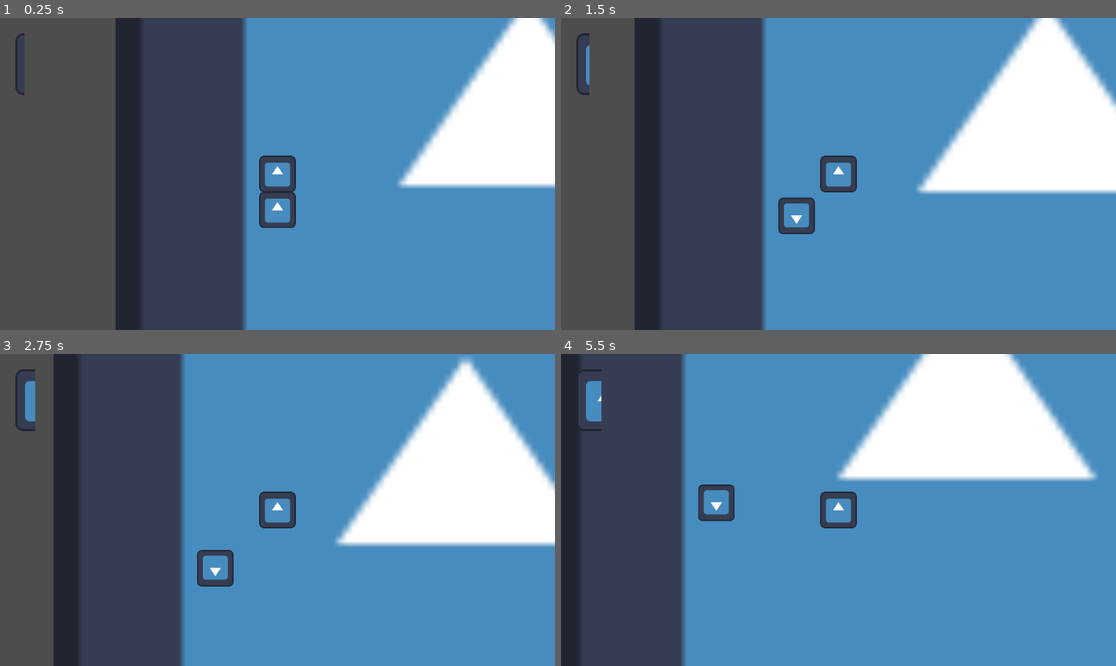
Above: before the commit, frames 1-4 (two rows, left to right).
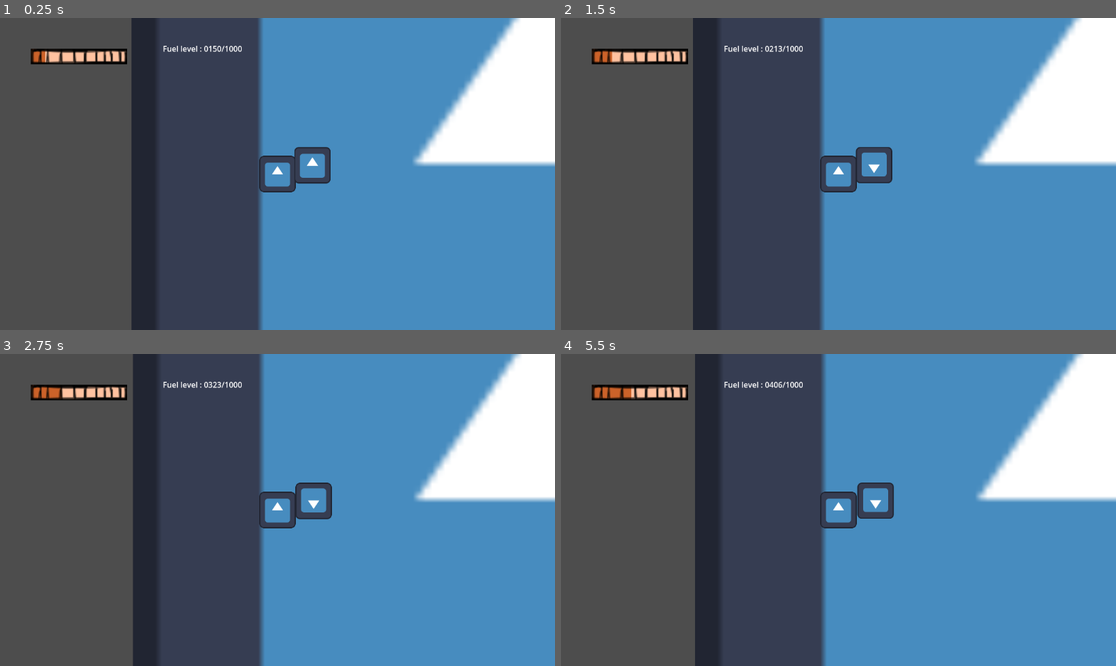
Above: after the commit, the same moments.

Repository: Eagleast/No_platform_the_game
Game: Godot game, scene res://Scenes/jumper_scene.tscn
Same seed, same stepped clock (60 frames per second), same inputs: the game is played once before the commit and once after it. The engine's default icon, where the game draws it, is replaced by a stand-in: a white triangle on a blue panel in a dark square.
Inputs (mouse positions are in pixels of both pictures, inside the frame that each line leads up to):
- Up to frame 1 (0.25 s): no input
- Up to frame 2 (1.5 s): tap Enter at 0.5 s; move the mouse to (960, 158) at 0.52 s; tap Space (jump, bound only before the commit) at 0.6, 0.77, 1.07, 1.35 s; move the mouse to (727, 189) at 1.27 s
- Up to frame 3 (2.75 s): tap Space (jump, bound only before the commit) at 1.52, 1.82, 2.1 s; move the mouse to (333, 441) at 2.02 s
- Up to frame 4 (5.5 s): move the mouse to (810, 572) at 2.77 s; tap Space (jump, bound only before the commit) at 2.85, 3.02, 3.32, 3.6, 3.77, 4.07, 4.35, 4.52, 4.82, 5.1 s; move the mouse to (1005, 556) at 3.52 s; move the mouse to (672, 463) at 4.27 s; move the mouse to (866, 510) at 5.02 s

The runs differ from the first frame. In frame 1, 13% of the frame differs, in the area x 2-100%, y 0-100%; in frame 2, 31%; in frame 3, 39%; in frame 4, 48%, in the area x 0-100%, y 0-100%.

Commit message:
lots of stuff
add fuel text

Diff:
--- a/Scenes/Ui/ui.gd
+++ b/Scenes/Ui/ui.gd
@@ -1,7 +1,12 @@
 extends CanvasLayer
 
 @onready var fuel_lvl = $Control/MarginContainer/VBoxContainer/HBoxContainer/Fuel_lvl
-
+@onready var score_label = $scoreLabel
+@onready var fuel_label = $fuelLabel
 
 func _on_fuel_lvl(fuel_lvl_player, max_fuel_player):
 	fuel_lvl.value = fuel_lvl_player / max_fuel_player
+	fuel_label.text ="Fuel level : %04d/%s" % [int(fuel_lvl_player),max_fuel_player]
+
+func score_update():
+	score_label.text="bonjour"
--- a/Scenes/Ui/ui.tscn
+++ b/Scenes/Ui/ui.tscn
@@ -1,7 +1,12 @@
-[gd_scene load_steps=3 format=3 uid="uid://bqqyx7a8warb5"]
+[gd_scene load_steps=6 format=3 uid="uid://bqqyx7a8warb5"]
 
-[ext_resource type="Texture2D" uid="uid://brtt04gm73rop" path="res://icon.svg" id="1_aregp"]
 [ext_resource type="Script" path="res://Scenes/Ui/ui.gd" id="1_t0ujw"]
+[ext_resource type="Texture2D" uid="uid://b44y58jte2cpy" path="res://Assets/UI/Fuel_bar/back.png" id="2_f2pyx"]
+[ext_resource type="Texture2D" uid="uid://bh87gplpyxxw2" path="res://Assets/UI/Fuel_bar/front.png" id="3_eegoq"]
+[ext_resource type="Texture2D" uid="uid://dlagrhv56p0yt" path="res://Assets/UI/Fuel_bar/progress.png" id="4_ojbfk"]
+
+[sub_resource type="Theme" id="Theme_1n4sg"]
+default_font_size = 40
 
 [node name="UI" type="CanvasLayer"]
 script = ExtResource("1_t0ujw")
@@ -13,6 +18,7 @@
 anchor_bottom = 1.0
 grow_horizontal = 2
 grow_vertical = 2
+scale = Vector2(2, 2)
 
 [node name="MarginContainer" type="MarginContainer" parent="Control"]
 layout_mode = 1
@@ -37,4 +43,20 @@
 max_value = 1.0
 step = 0.01
 value = 1.0
-texture_progress = ExtResource("1_aregp")
+texture_under = ExtResource("2_f2pyx")
+texture_over = ExtResource("3_eegoq")
+texture_progress = ExtResource("4_ojbfk")
+
+[node name="scoreLabel" type="Label" parent="."]
+offset_left = 588.0
+offset_top = 76.0
+offset_right = 738.0
+offset_bottom = 131.0
+theme = SubResource("Theme_1n4sg")
+theme_type_variation = &"HeaderLarge"
+
+[node name="fuelLabel" type="Label" parent="."]
+offset_left = 338.0
+offset_top = 52.0
+offset_right = 378.0
+offset_bottom = 107.0
--- a/Scenes/jumper_scene.tscn
+++ b/Scenes/jumper_scene.tscn
@@ -1,8 +1,9 @@
-[gd_scene load_steps=6 format=3 uid="uid://8l50u8maqmrn"]
+[gd_scene load_steps=7 format=3 uid="uid://8l50u8maqmrn"]
 
 [ext_resource type="PackedScene" uid="uid://dvr0nl20r1wci" path="res://Scenes/player/jumper.tscn" id="1_csb1s"]
 [ext_resource type="Texture2D" uid="uid://brtt04gm73rop" path="res://icon.svg" id="1_jxg68"]
 [ext_resource type="PackedScene" uid="uid://bqqyx7a8warb5" path="res://Scenes/Ui/ui.tscn" id="4_nxrw3"]
+[ext_resource type="PackedScene" uid="uid://28aqvkm6d43v" path="res://Scenes/world/death_zone.tscn" id="5_c5fig"]
 [ext_resource type="PackedScene" uid="uid://ccih1ofbh8min" path="res://Scenes/world/bumper.tscn" id="5_pty02"]
 
 [sub_resource type="RectangleShape2D" id="RectangleShape2D_mfd2g"]
@@ -21,6 +22,7 @@
 [node name="outside_walls" type="Node2D" parent="."]
 
 [node name="StaticBody2D" type="StaticBody2D" parent="outside_walls"]
+position = Vector2(-15, 5)
 
 [node name="CollisionShape2D" type="CollisionShape2D" parent="outside_walls/StaticBody2D"]
 position = Vector2(-783, -107)
@@ -33,7 +35,7 @@
 shape = SubResource("RectangleShape2D_mfd2g")
 
 [node name="CollisionShape2D3" type="CollisionShape2D" parent="outside_walls/StaticBody2D"]
-position = Vector2(870.75, -1692)
+position = Vector2(876, -1698)
 rotation = 1.5708
 scale = Vector2(100, 100)
 shape = SubResource("RectangleShape2D_mfd2g")
@@ -44,8 +46,13 @@
 scale = Vector2(100, 100)
 shape = SubResource("RectangleShape2D_mfd2g")
 
-[node name="RigidBody2D" parent="." instance=ExtResource("5_pty02")]
+[node name="bumper" parent="." instance=ExtResource("5_pty02")]
+position = Vector2(12, -3)
 
 [node name="UI" parent="." instance=ExtResource("4_nxrw3")]
 
+[node name="death_zone" parent="." instance=ExtResource("5_c5fig")]
+position = Vector2(893, 974)
+
 [connection signal="fuel_lvl" from="Jumper" to="UI" method="_on_fuel_lvl"]
+[connection signal="area_entered" from="death_zone" to="Jumper" method="_on_death_zone_area_entered"]
--- /dev/null
+++ b/Scenes/player/AudioStreamPlayer2D.gd
@@ -0,0 +1 @@
+extends AudioStreamPlayer2D
--- a/Scenes/player/jumper.gd
+++ b/Scenes/player/jumper.gd
@@ -1,10 +1,11 @@
 extends RigidBody2D
 
 signal fuel_lvl()
-signal bumped()
 
-@onready var bumper_timer = $bumper_timer
 @onready var sprite_2d = $Sprite2D
+@onready var prout = $Node2D/prout
+@onready var boosters = $Node2D/boosters
+@onready var death_zone = $"../death_zone"
 
 var prev_vel = 0
 var moving = true
@@ -13,8 +14,8 @@
 var booster_fuel = 100
 var is_boosting = false
 
-enum INPUT_SCHEME {KEYBOARD_MOUSE, GAMEPAD}
-static var Input_scheme : INPUT_SCHEME = INPUT_SCHEME.GAMEPAD
+enum INPUT_SCHEMES {KEYBOARD_MOUSE, GAMEPAD}
+static var Input_scheme : INPUT_SCHEMES = INPUT_SCHEMES.GAMEPAD
 
 @export var max_booster_fuel = 1000
 @export var fuel_regen = 200
@@ -34,31 +35,45 @@
 	lock_rotation = true
 
 func _physics_process(delta):
-	move() #makes the player move
+	var input_dir = handle_inputs() #handles input presses
+	move(input_dir) #makes the player move
 	bump(prev_vel) #handles bumps with other players or environement
 	prev_vel = linear_velocity #needed so we dont use uptated velocitys when coliding.
-	var input_dir = Input.get_axis("move_up", "move_down")
-	print(input_dir)
-func _process(delta):
-	handle_inputs() #handles input presses
 	boost(delta)
 
+func _process(_delta):
+	pass
+	print(Engine.get_frames_per_second())
+
 func handle_inputs():
+	var input_dir:Vector2
+	if Input_scheme == INPUT_SCHEMES.GAMEPAD:
+		var input_dir_y = Input.get_axis("move_up", "move_down")
+		var input_dir_x = Input.get_axis("move_left", "move_right")
+		input_dir = Vector2(input_dir_x, input_dir_y)
+	elif Input_scheme == INPUT_SCHEMES.KEYBOARD_MOUSE:
+		input_dir = get_mouse_dir()
+
 	if Input.is_action_pressed("reset"):
 		game_over()
-	if Input.is_action_just_pressed( "jump"):
+	if Input.is_action_just_pressed( "boost"):
 		try_boost()
-	if Input.is_action_just_released("jump"):
+	if Input.is_action_just_released("boost"):
 		stop_boost()
+	return input_dir
 
 func boost(delta):
 	if is_boosting:
+		if not boosters.playing:
+			boosters.play()
 		sprite_2d.flip_v = true
 		thruster_speed = base_thruster_speed + booster_speed
 		booster_fuel -= fuel_conso * delta
 		if booster_fuel <= 0:
 			is_boosting = false
 	else:
+		if boosters.playing:
+			boosters.stop()
 		sprite_2d.flip_v = false
 		booster_fuel += fuel_regen * delta
 		if booster_fuel >= max_booster_fuel:
@@ -77,7 +92,8 @@
 	if get_contact_count() > 0: #contact interactions
 		var colliding_bodies = get_colliding_bodies()
 		for collider in colliding_bodies:
-			if collider.is_in_group("player") and collider.bumpable:
+			if collider.is_in_group("bumper") and collider.bumpable:
+				prout.play()
 				collider.stop_bump()
 				var collider_dir = get_collider_dir(collider)
 				apply_central_impulse(collider_dir.normalized() * (speed.length() + 1) * bumpiness)
@@ -89,16 +105,16 @@
 	var global_dir : Vector2 = global_position - collider.global_position
 	return global_dir
 
-func get_mouse_dir():
+func get_mouse_dir() -> Vector2:
 	var screen_size = get_window().size
 	var mouse_pos = get_viewport().get_mouse_position()
 	var jump_direction = mouse_pos - Vector2(screen_size /2)
 	var true_jump_dir = jump_direction.normalized()
 	return true_jump_dir
 
-func move():
+func move(move_dir):
 	if moving:
-		var move_dir_speed = get_mouse_dir() * thruster_speed
+		var move_dir_speed = move_dir * thruster_speed
 		apply_central_force(move_dir_speed)
 
 func game_over():
@@ -106,3 +122,7 @@
 
 func respawn():
 	set_position(starting_pos)
+
+
+func _on_death_zone_area_entered(_area):
+	game_over()
--- a/Scenes/player/jumper.tscn
+++ b/Scenes/player/jumper.tscn
@@ -1,7 +1,10 @@
-[gd_scene load_steps=6 format=3 uid="uid://dvr0nl20r1wci"]
+[gd_scene load_steps=9 format=3 uid="uid://dvr0nl20r1wci"]
 
 [ext_resource type="Texture2D" uid="uid://brtt04gm73rop" path="res://icon.svg" id="1_5tifr"]
 [ext_resource type="Script" path="res://Scenes/player/jumper.gd" id="1_fuxu5"]
+[ext_resource type="AudioStream" uid="uid://dcvbovs46d1vn" path="res://Assets/prout_rire.mp3" id="3_km7f0"]
+[ext_resource type="Script" path="res://Scenes/player/AudioStreamPlayer2D.gd" id="4_sniod"]
+[ext_resource type="AudioStream" uid="uid://dmv16142jhys4" path="res://Assets/boosters_audio.mp3" id="5_0n3oh"]
 
 [sub_resource type="PhysicsMaterial" id="PhysicsMaterial_acnxy"]
 rough = true
@@ -33,3 +36,13 @@
 
 [node name="Camera2D" type="Camera2D" parent="."]
 zoom = Vector2(0.59, 0.59)
+
+[node name="Node2D" type="Node2D" parent="."]
+
+[node name="prout" type="AudioStreamPlayer2D" parent="Node2D"]
+stream = ExtResource("3_km7f0")
+script = ExtResource("4_sniod")
+
+[node name="boosters" type="AudioStreamPlayer2D" parent="Node2D"]
+stream = ExtResource("5_0n3oh")
+volume_db = -22.034
--- a/Scenes/world/bumper.tscn
+++ b/Scenes/world/bumper.tscn
@@ -6,7 +6,7 @@
 [sub_resource type="CircleShape2D" id="CircleShape2D_sash4"]
 radius = 63.3877
 
-[node name="RigidBody2D" type="RigidBody2D" groups=["player"]]
+[node name="RigidBody2D" type="RigidBody2D" groups=["bumper"]]
 gravity_scale = 1.66533e-16
 script = ExtResource("1_g6a0h")
 
--- /dev/null
+++ b/Scenes/world/death_zone.tscn
@@ -0,0 +1,18 @@
+[gd_scene load_steps=3 format=3 uid="uid://28aqvkm6d43v"]
+
+[ext_resource type="Texture2D" uid="uid://swdvs6hthdy3" path="res://Assets/slime_mc.png" id="1_c06c2"]
+
+[sub_resource type="CircleShape2D" id="CircleShape2D_bpn5h"]
+radius = 444.136
+
+[node name="death_zone" type="Area2D"]
+position = Vector2(23.275, 0)
+
+[node name="CollisionShape2D" type="CollisionShape2D" parent="."]
+position = Vector2(888.725, -60)
+shape = SubResource("CircleShape2D_bpn5h")
+
+[node name="Sprite2D" type="Sprite2D" parent="."]
+position = Vector2(886.725, -334)
+scale = Vector2(13.1281, 16.0467)
+texture = ExtResource("1_c06c2")
--- a/project.godot
+++ b/project.godot
@@ -21,9 +21,10 @@
 
 [input]
 
-jump={
+boost={
 "deadzone": 0.5,
 "events": [Object(InputEventKey,"resource_local_to_scene":false,"resource_name":"","device":-1,"window_id":0,"alt_pressed":false,"shift_pressed":false,"ctrl_pressed":false,"meta_pressed":false,"pressed":false,"keycode":0,"physical_keycode":32,"key_label":0,"unicode":32,"echo":false,"script":null)
+, Object(InputEventJoypadButton,"resource_local_to_scene":false,"resource_name":"","device":-1,"button_index":0,"pressure":0.0,"pressed":true,"script":null)
 ]
 }
 reset={
Binary file added: Assets/UI/Fuel_bar/back.png
Not shown, added: Assets/UI/Fuel_bar/back.png.import
Binary file added: Assets/UI/Fuel_bar/front.png
Not shown, added: Assets/UI/Fuel_bar/front.png.import
Binary file added: Assets/UI/Fuel_bar/progress.png
Not shown, added: Assets/UI/Fuel_bar/progress.png.import
Not shown, added: Assets/boosters_audio.mp3.import
Not shown, added: Assets/prout_rire.mp3.import
Not shown, added: Assets/boosters_audio.mp3
Not shown, added: Assets/prout_rire.mp3
